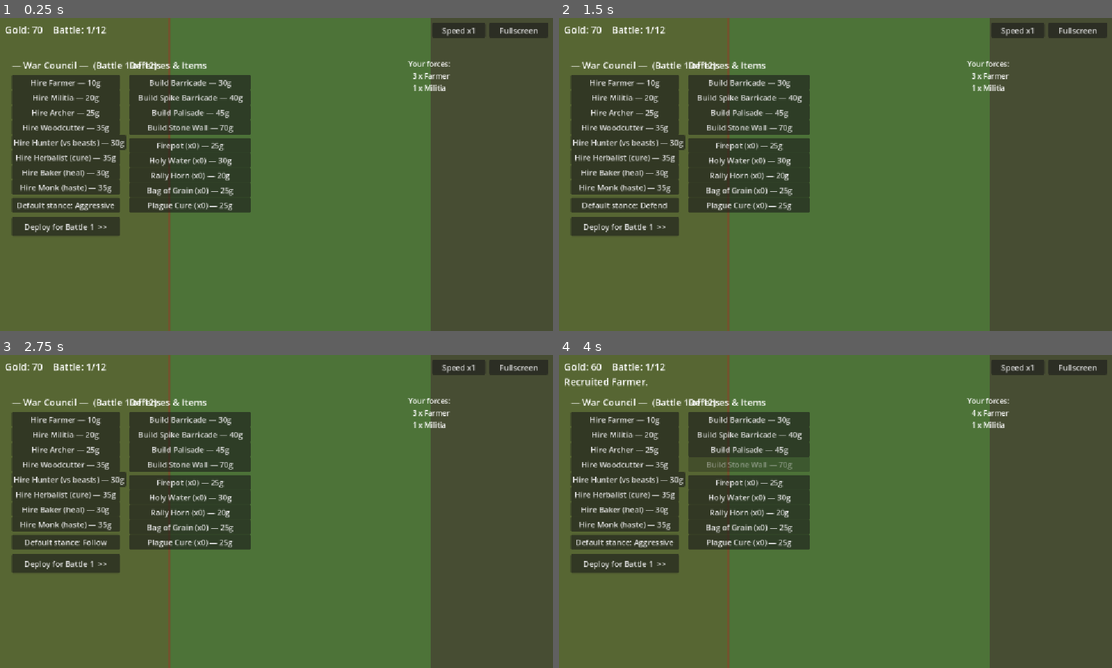
Above: before the commit, frames 1-4 (two rows, left to right).
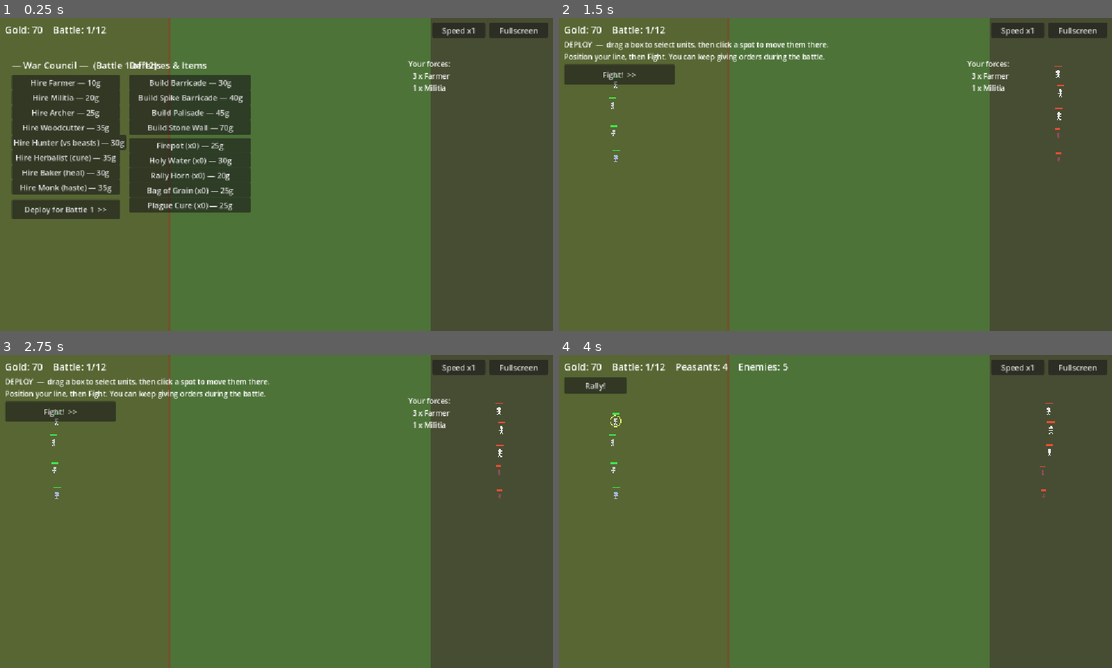
Above: after the commit, the same moments.

Repository: Jazzboy2567/protect-your-plot
Game: Godot game, scene res://Main.tscn
Two runs of this game, one before a commit and one after it. Both use one fixed random seed, a clock stepped at 60 frames per second and the inputs below.
Inputs (mouse positions are in pixels of both pictures, inside the frame that each line leads up to):
- Up to frame 1 (0.25 s): no input
- Up to frame 2 (1.5 s): click (625, 205) at 0.5 s, where only the run before the commit has a clickable "Default stance: Aggressive"; click (625, 205) at 1.25 s, where only the run before the commit has a clickable "Default stance: Hold"
- Up to frame 3 (2.75 s): click (66, 542) at 2 s, where only the run before the commit has a clickable "Default stance: Defend"
- Up to frame 4 (4 s): click (625, 542) at 2.75 s, where only the run before the commit has a clickable "Default stance: Follow"; click (625, 420) at 3.5 s, where only the run before the commit has a clickable "Hire Farmer — 10g"

The runs differ from the first frame. In frame 1, 1.7% of the frame differs, in the area x 2-22%, y 57-70%; in frame 2, 20%, in the area x 1-92%, y 7-70%; in frame 3, 20%; in frame 4, 20%.

Commit message:
Replace stances with RTS box-select and move commands
- Drag a box to select your units; click a point to send them there
  (works in deploy and during battle). Right-click also issues a move.
- Units hold their command point and engage foes within an engage radius,
  then return — so "select archers, click near the castle" retreats them.
- Selection ring on selected units; live selection rectangle.
- Removed the Aggressive/Hold/Defend/Follow stance system and its UI.

Validated against Godot 4.7.2: auto-play issuing move orders ran through
the boss with no errors.

Diff:
--- a/scripts/Main.gd
+++ b/scripts/Main.gd
@@ -1,7 +1,7 @@
 extends Node2D
 
 # Game flow, economy, shop/deploy/battle UI, spawning, and the win/lose loop.
-# You are the landowner: hire with gold, deploy peasants (position + stance),
+# You are the landowner: hire with gold, deploy peasants (box-select + move),
 # then watch them auto-battle the incoming wave.
 
 enum Phase { SHOP, DEPLOY, BATTLE, GAMEOVER, WIN }
@@ -37,7 +37,6 @@
 var gold: int = START_GOLD
 var battle_num: int = 1
 var army: Array = START_ARMY.duplicate()
-var peasant_stance: int = Unit.Stance.AGGRESSIVE
 var phase: int = Phase.SHOP
 var info_text: String = ""
 
@@ -61,9 +60,10 @@
 var _speed_i: int = 0
 const SPEEDS := [1.0, 2.0, 3.0]
 
-var _drag_unit = null
-var _drag_moved: bool = false
+# RTS selection state
 var _press_pos: Vector2 = Vector2.ZERO
+var _dragging: bool = false
+var _sel_rect: Rect2 = Rect2()
 
 func _ready() -> void:
 	world = Node2D.new()
@@ -201,7 +201,6 @@
 	gold = START_GOLD
 	battle_num = 1
 	army = START_ARMY.duplicate()
-	peasant_stance = Unit.Stance.AGGRESSIVE
 	rally_cd = 0.0
 	rally_time = 0.0
 	relics = []
@@ -224,8 +223,7 @@
 			var row := fight_i % 8
 			u.position = Vector2(120 + col * 36 + randf_range(-6, 6), 130 + row * 52 + randf_range(-8, 8))
 			fight_i += 1
-		u.stance = peasant_stance
-		u.home_pos = u.position
+		u.command_point = u.position
 		_apply_relics(u)
 		world.add_child(u)
 		peasants.append(u)
@@ -235,8 +233,7 @@
 		for k in 2:
 			var f := _make_unit("farmer", 0)
 			f.position = Vector2(90 + randf_range(-6, 6), 220 + k * 50 + fight_i * 4)
-			f.stance = peasant_stance
-			f.home_pos = f.position
+			f.command_point = f.position
 			_apply_relics(f)
 			world.add_child(f)
 			peasants.append(f)
@@ -276,7 +273,7 @@
 		var col := i / 10
 		var row := i % 10
 		u.position = Vector2(1040 - col * 36 + randf_range(-6, 6), 110 + row * 46 + randf_range(-8, 8))
-		u.home_pos = u.position
+		u.command_point = u.position
 		world.add_child(u)
 		enemies.append(u)
 		i += 1
@@ -310,18 +307,6 @@
 func get_allies(u: Unit) -> Array:
 	return peasants if u.team == 0 else enemies
 
-func get_follow_leader(u: Unit):
-	var best = null
-	var best_d := INF
-	for p in peasants:
-		if p == u or not is_instance_valid(p) or p.hp <= 0.0 or p.is_structure or p.stance == Unit.Stance.FOLLOW:
-			continue
-		var d: float = u.global_position.distance_squared_to(p.global_position)
-		if d < best_d:
-			best_d = d
-			best = p
-	return best
-
 func get_backline_peasant():
 	var best = null
 	var best_x := INF
@@ -356,31 +341,87 @@
 	elif peasants.is_empty():
 		_lose_battle()
 
-# ---------------------------------------------------------------- input (deploy)
+# ------------------------------------------------ RTS selection & commands
 
 func _unhandled_input(event: InputEvent) -> void:
 	if event is InputEventKey and event.pressed and event.keycode == KEY_F11:
 		_toggle_fullscreen()
 		return
-	if phase != Phase.DEPLOY:
+	if phase != Phase.DEPLOY and phase != Phase.BATTLE:
 		return
 	if event is InputEventMouseButton and event.button_index == MOUSE_BUTTON_LEFT:
 		if event.pressed:
-			_drag_unit = _peasant_at(event.position)
-			_drag_moved = false
 			_press_pos = event.position
+			_dragging = false
 		else:
-			if _drag_unit != null and not _drag_moved:
-				_cycle_unit_stance(_drag_unit)
-			_drag_unit = null
-	elif event is InputEventMouseMotion and _drag_unit != null:
-		if event.position.distance_to(_press_pos) > 6.0:
-			_drag_moved = true
-		var p: Vector2 = event.position
-		p.x = clampf(p.x, 28.0, FENCE_X - 12.0)
-		p.y = clampf(p.y, 28.0, ARENA.y - 20.0)
-		_drag_unit.global_position = p
-		_drag_unit.home_pos = p
+			if _dragging:
+				_select_in_rect(Rect2(_press_pos, event.position - _press_pos).abs())
+				_dragging = false
+				queue_redraw()
+			else:
+				_handle_click(event.position)
+	elif event is InputEventMouseButton and event.button_index == MOUSE_BUTTON_RIGHT and event.pressed:
+		_command_selected_to(event.position)   # right-click also moves (desktop)
+	elif event is InputEventMouseMotion and (event.button_mask & MOUSE_BUTTON_MASK_LEFT):
+		if event.position.distance_to(_press_pos) > 8.0:
+			_dragging = true
+		if _dragging:
+			_sel_rect = Rect2(_press_pos, event.position - _press_pos).abs()
+			queue_redraw()
+
+func _handle_click(pos: Vector2) -> void:
+	var u = _peasant_at(pos)
+	if u != null:
+		_clear_selection()
+		u.selected = true
+		u.queue_redraw()
+	elif _has_selection():
+		_command_selected_to(pos)
+	else:
+		_clear_selection()
+
+func _command_selected_to(pos: Vector2) -> void:
+	var sel: Array = []
+	for p in peasants:
+		if is_instance_valid(p) and p.selected and not p.is_structure:
+			sel.append(p)
+	if sel.is_empty():
+		return
+	var cp := pos
+	cp.x = clampf(cp.x, 24.0, 880.0)
+	cp.y = clampf(cp.y, 24.0, ARENA.y - 20.0)
+	var i := 0
+	for p in sel:
+		var ox := float((i % 6) * 22 - 55)
+		var oy := float((i / 6) * 22)
+		var pt := cp + Vector2(ox, oy)
+		p.command_point = pt
+		if phase == Phase.DEPLOY:
+			p.global_position = pt
+		p.queue_redraw()
+		i += 1
+
+func _select_in_rect(r: Rect2) -> void:
+	# A tiny rect (a stray click read as a drag) selects nothing extra.
+	for p in peasants:
+		if not is_instance_valid(p):
+			continue
+		var s: bool = (not p.is_structure) and r.has_point(p.global_position)
+		if p.selected != s:
+			p.selected = s
+			p.queue_redraw()
+
+func _clear_selection() -> void:
+	for p in peasants:
+		if is_instance_valid(p) and p.selected:
+			p.selected = false
+			p.queue_redraw()
+
+func _has_selection() -> bool:
+	for p in peasants:
+		if is_instance_valid(p) and p.selected:
+			return true
+	return false
 
 func _peasant_at(pos: Vector2):
 	var best = null
@@ -393,12 +434,6 @@
 			best_d = d
 			best = p
 	return best
-
-func _cycle_unit_stance(u) -> void:
-	u.stance = (u.stance + 1) % 4
-	u.queue_redraw()
-	info_text = "%s -> %s" % [u.display_name, _stance_name(u.stance)]
-	_update_top()
 
 # ---------------------------------------------------------------- UI
 
@@ -421,9 +456,7 @@
 		var b := _mk_button("Hire %s — %dg" % [h[0], cost], Vector2(x, y), Vector2(224, 28), func(): _buy(id))
 		b.disabled = gold < cost
 		y += 31
-	y += 6
-	_mk_button("Default stance: " + _stance_name(peasant_stance), Vector2(x, y), Vector2(224, 30), _toggle_stance)
-	y += 40
+	y += 10
 	_mk_button("Deploy for Battle %d  >>" % battle_num, Vector2(x, y), Vector2(224, 40), start_deploy)
 
 	# ---- Middle column: items ----
@@ -469,18 +502,16 @@
 func _build_deploy_ui() -> void:
 	_clear_panel()
 	var hint := Label.new()
-	hint.text = "DEPLOY  —  drag peasants to position; click a peasant to change its stance.\nMarkers:  red = Aggressive   blue = Hold   cyan = Defend   yellow = Follow"
+	hint.text = "DEPLOY  —  drag a box to select units, then click a spot to move them there.\nPosition your line, then Fight. You can keep giving orders during the battle."
 	hint.position = Vector2(16, 44)
 	hint.add_theme_font_size_override("font_size", 15)
 	panel.add_child(hint)
-	_mk_button("Set all: " + _stance_name(peasant_stance), Vector2(16, 96), Vector2(230, 34), _toggle_stance)
-	_mk_button("Fight!  >>", Vector2(16, 138), Vector2(230, 42), begin_fight)
+	_mk_button("Fight!  >>", Vector2(16, 96), Vector2(230, 42), begin_fight)
 	_build_roster_label()
 
 func _build_battle_ui() -> void:
 	_clear_panel()
-	_mk_button("Set all: " + _stance_name(peasant_stance), Vector2(16, 46), Vector2(200, 34), _toggle_stance)
-	rally_btn = _mk_button("Rally!", Vector2(226, 46), Vector2(130, 34), _rally)
+	rally_btn = _mk_button("Rally!", Vector2(16, 46), Vector2(130, 34), _rally)
 	# Consumable items along the bottom.
 	var cx := 16.0
 	for id in CONSUMABLE_DEFS:
@@ -619,8 +650,7 @@
 			for i in 4:
 				var u := _make_unit("farmer", 0)
 				u.position = Vector2(90, 210 + i * 50)
-				u.home_pos = u.position
-				u.stance = peasant_stance
+				u.command_point = u.position
 				_apply_relics(u)
 				world.add_child(u)
 				peasants.append(u)
@@ -631,20 +661,6 @@
 			flash_banner("Plague cured!", Color(0.6, 1, 0.6))
 	_build_battle_ui()
 	_update_top()
-
-func _toggle_stance() -> void:
-	peasant_stance = (peasant_stance + 1) % 4
-	for p in peasants:
-		if not p.is_structure:
-			p.stance = peasant_stance
-			p.queue_redraw()
-	match phase:
-		Phase.SHOP:
-			_build_shop_ui()
-		Phase.DEPLOY:
-			_build_deploy_ui()
-		Phase.BATTLE:
-			_build_battle_ui()
 
 func _rally() -> void:
 	if rally_cd <= 0.0:
@@ -665,20 +681,11 @@
 
 # ---------------------------------------------------------------- helpers / background
 
-func _stance_name(s: int) -> String:
-	match s:
-		Unit.Stance.AGGRESSIVE:
-			return "Aggressive"
-		Unit.Stance.HOLD:
-			return "Hold"
-		Unit.Stance.DEFEND:
-			return "Defend"
-		Unit.Stance.FOLLOW:
-			return "Follow"
-	return "?"
-
 func _draw() -> void:
 	draw_rect(Rect2(Vector2.ZERO, ARENA), Color(0.30, 0.45, 0.22))            # field
 	draw_rect(Rect2(Vector2.ZERO, Vector2(360, ARENA.y)), Color(0.34, 0.40, 0.20))  # your tilled plot
 	draw_line(Vector2(FENCE_X, 0), Vector2(FENCE_X, ARENA.y), Color(0.45, 0.32, 0.18), 4.0) # fence
 	draw_rect(Rect2(Vector2(900, 0), Vector2(252, ARENA.y)), Color(0.28, 0.30, 0.20)) # enemy approach
+	if _dragging:
+		draw_rect(_sel_rect, Color(1, 1, 0.4, 0.12))
+		draw_rect(_sel_rect, Color(1, 1, 0.4, 0.7), false, 1.5)
--- a/scripts/Unit.gd
+++ b/scripts/Unit.gd
@@ -4,9 +4,7 @@
 # One combatant (peasant, enemy, or structure). Drawn as a stick figure in _draw().
 # Behaviour: find nearest enemy -> move into range (unless Hold) -> attack on cooldown.
 
-enum Stance { AGGRESSIVE, HOLD, DEFEND, FOLLOW }
-
-const STANCE_COLORS := [Color(1, 0.45, 0.3), Color(0.45, 0.6, 1), Color(0.3, 0.9, 0.9), Color(1, 0.9, 0.3)]
+const ENGAGE_RADIUS := 120.0          # how far a unit chases from its command point
 
 var main = null                       # reference to Main (owns the unit arrays)
 var team: int = 0                     # 0 = peasant, 1 = enemy
@@ -20,7 +18,6 @@
 var move_speed: float = 55.0
 var radius: float = 7.0
 var is_structure: bool = false
-var stance: int = Stance.AGGRESSIVE
 var body_color: Color = Color(0.78, 0.80, 0.85)
 var gold_drop: int = 0
 var armor: float = 0.0                 # flat damage reduction (min 1 damage taken)
@@ -44,8 +41,8 @@
 var slow_time: float = 0.0
 var _spread_cd: float = 0.0
 
-var home_pos: Vector2 = Vector2.ZERO   # anchor for Hold/Defend, drop point from deploy
-var leader = null                      # follow target for FOLLOW stance
+var command_point: Vector2 = Vector2.ZERO   # where you've ordered this unit to hold
+var selected: bool = false
 var target = null
 var _cd: float = 0.0
 var _flash: float = 0.0
@@ -175,7 +172,7 @@
 			if kl > 0.001:
 				target.global_position += kb / kl * knockback
 
-	# Move toward the goal dictated by stance (enemies always behave AGGRESSIVE).
+	# Move toward the goal (hold the command point; enemies advance).
 	var goal = _movement_goal(has_t, dist, reach)
 	if goal != null:
 		var dir: Vector2 = goal - global_position
@@ -185,27 +182,17 @@
 			global_position += dir / dl2 * spd * delta
 
 func _movement_goal(has_t: bool, dist: float, reach: float):
-	if team == 1 or stance == Stance.AGGRESSIVE:
+	# Enemies always advance on the nearest target.
+	if team == 1:
 		return target.global_position if (has_t and dist > reach) else null
-	if stance == Stance.HOLD:
-		if (not has_t or dist > reach) and global_position.distance_to(home_pos) > 6.0:
-			return home_pos
-		return null
-	if stance == Stance.DEFEND:
-		if has_t and dist > reach and target.global_position.distance_to(home_pos) <= 130.0:
-			return target.global_position
-		if global_position.distance_to(home_pos) > 6.0:
-			return home_pos
-		return null
-	# FOLLOW
+	# Your units hold their command point and engage foes that come near it.
 	if has_t and dist <= reach:
 		return null
-	if leader == null or not is_instance_valid(leader) or leader._dead:
-		leader = main.get_follow_leader(self)
-	if leader != null:
-		var lp: Vector2 = leader.global_position + Vector2(-26, 0)
-		return lp if global_position.distance_to(lp) > 10.0 else null
-	return target.global_position if (has_t and dist > reach) else null
+	if has_t and dist > reach and target.global_position.distance_to(command_point) <= ENGAGE_RADIUS:
+		return target.global_position
+	if global_position.distance_to(command_point) > 8.0:
+		return command_point
+	return null
 
 func take_damage(amount: float, pierce_flag: bool = false) -> void:
 	if _dead:
@@ -274,6 +261,6 @@
 	draw_line(Vector2(0, radius * 0.6), Vector2(-radius * 0.4, radius), c, 2.0)  # left leg
 	draw_line(Vector2(0, radius * 0.6), Vector2(radius * 0.4, radius), c, 2.0)   # right leg
 
-	# Stance marker above your own units (colour-coded).
-	if team == 0:
-		draw_circle(Vector2(0, -radius - 14.0), 2.8, STANCE_COLORS[stance])
+	# Selection ring when this unit is currently selected.
+	if selected:
+		draw_arc(Vector2.ZERO, radius + 4.0, 0.0, TAU, 20, Color(1, 1, 0.4, 0.9), 1.6)
